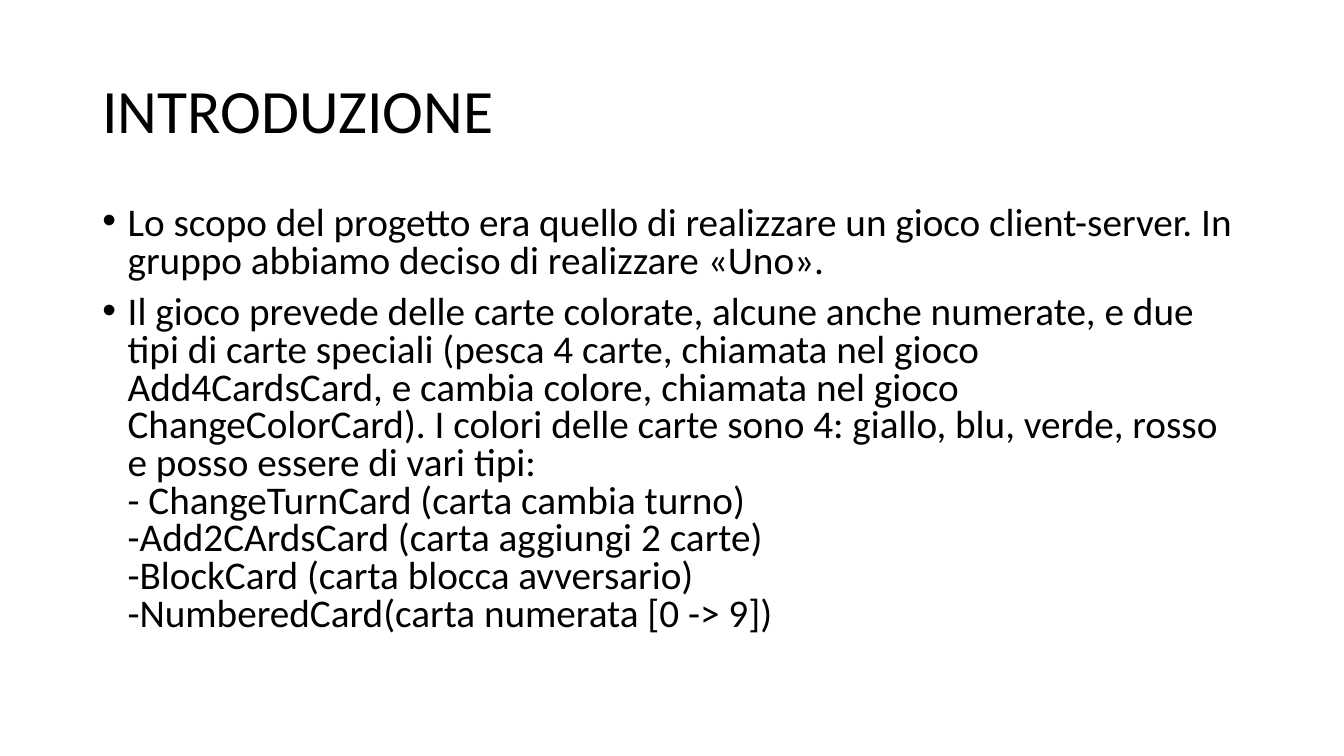
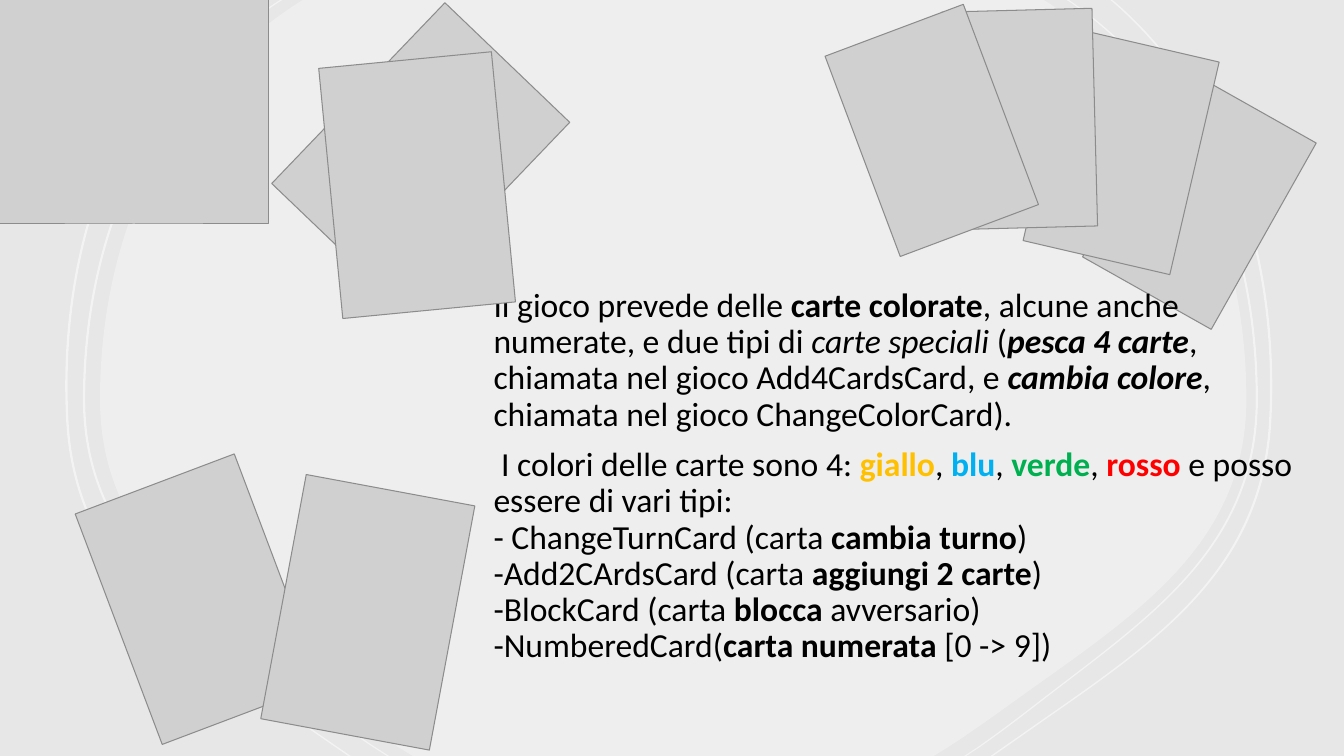
Before and after one commit to simoriv4/scacchi, a slide deck: slide 3 of docs/slides/Uno-game.pptx (slide 2 before the commit). Drawn at 1344x756 pixels with LibreOffice and Linux fonts; fonts in the diff are those of the drawing; grey boxes stand for pictures. Boxes give left, top, right and bottom in pixels: in the first picture for what was removed or moved away, otherwise in the second. Text is boxed around its words. In the diff, an @@ line names an element or a change of style, - is before the commit and + after.

Commit message:
modifiche cartella doc modifca presentazione PowerPoint generazione immagini .png dei diagrammi UML

```diff
--- a/docs/slides/Uno-game.pptx
+++ b/docs/slides/Uno-game.pptx
@@ background #FFFFFF to #FF0000 @@
@@ rectangle added at (0, 0, 1344, 756), fill #E9E7E7 @@
@@ picture added at (0, 0, 268, 224) @@
@@ picture added at (272, 3, 570, 303) @@
@@ picture added at (825, 4, 1039, 256) @@
@@ picture added at (942, 8, 1098, 230) @@
@@ group added at (66, 0, 1273, 756): 5 freeform shapes @@
@@ picture added at (1024, 28, 1220, 274) @@
@@ picture added at (319, 52, 516, 318) @@
@@ picture added at (1083, 70, 1317, 329) @@
@@ title removed at (102, 93, 493, 134) @@
-INTRODUZIONE
@@ text at (494, 289, 1292, 662): text changed; size 28 to 24 pt @@
-• Lo scopo del progetto era quello di realizzare un gioco client-server. In gruppo abbiamo deciso di realizzare «Uno».
-• Il gioco prevede delle carte colorate, alcune anche numerate, e due tipi di carte speciali (pesca 4 carte, chiamata nel gioco Add4CardsCard, e cambia colore, chiamata nel gioco ChangeColorCard). I colori delle carte sono 4: giallo, blu, verde, rosso e posso essere di vari tipi:
-  - ChangeTurnCard (carta cambia turno)
-  -Add2CArdsCard (carta aggiungi 2 carte)
-  -BlockCard (carta blocca avversario)
-  -NumberedCard(carta numerata [0 -> 9])
+Il gioco prevede delle carte colorate, alcune anche numerate, e due tipi di carte speciali (pesca 4 carte, chiamata nel gioco Add4CardsCard, e cambia colore, chiamata nel gioco ChangeColorCard).
+I colori delle carte sono 4: giallo, blu, verde, rosso e posso essere di vari tipi:
+- ChangeTurnCard (carta cambia turno)
+-Add2CArdsCard (carta aggiungi 2 carte)
+-BlockCard (carta blocca avversario)
+-NumberedCard(carta numerata [0 -> 9])
@@ picture added at (75, 454, 321, 744) @@
@@ picture added at (261, 474, 475, 750) @@
```
Also in this commit, not shown: 5 other slides changed, 7 slides added, 3 other files.
